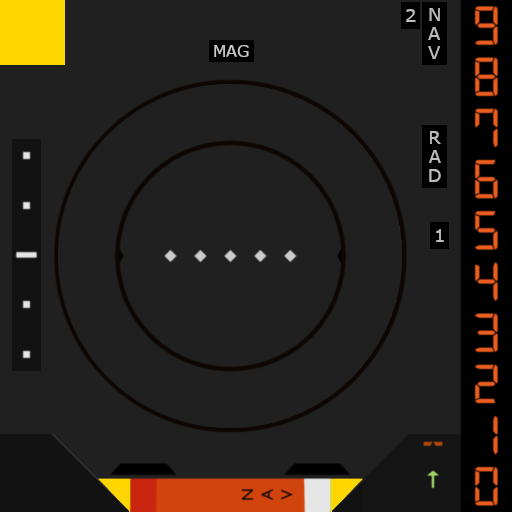
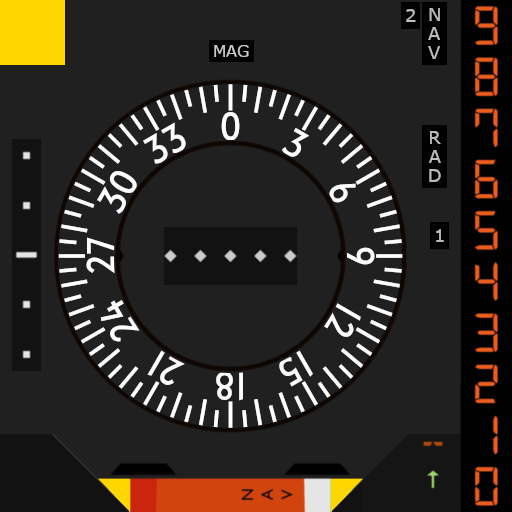
Layers edited between the first and the second w=512, h=512 image:
painted on "Center" over (164, 227, 297, 285)
painted on "hsi.png" over (58, 84, 403, 499)
